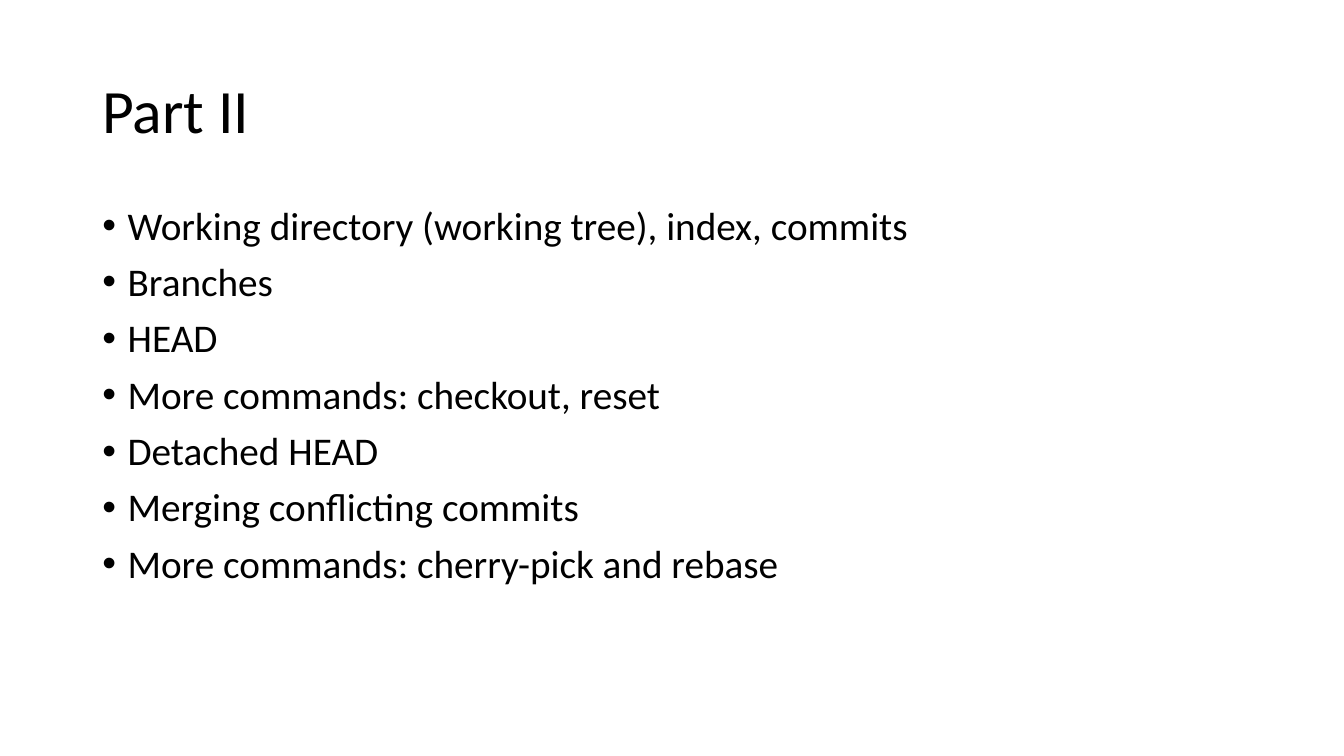
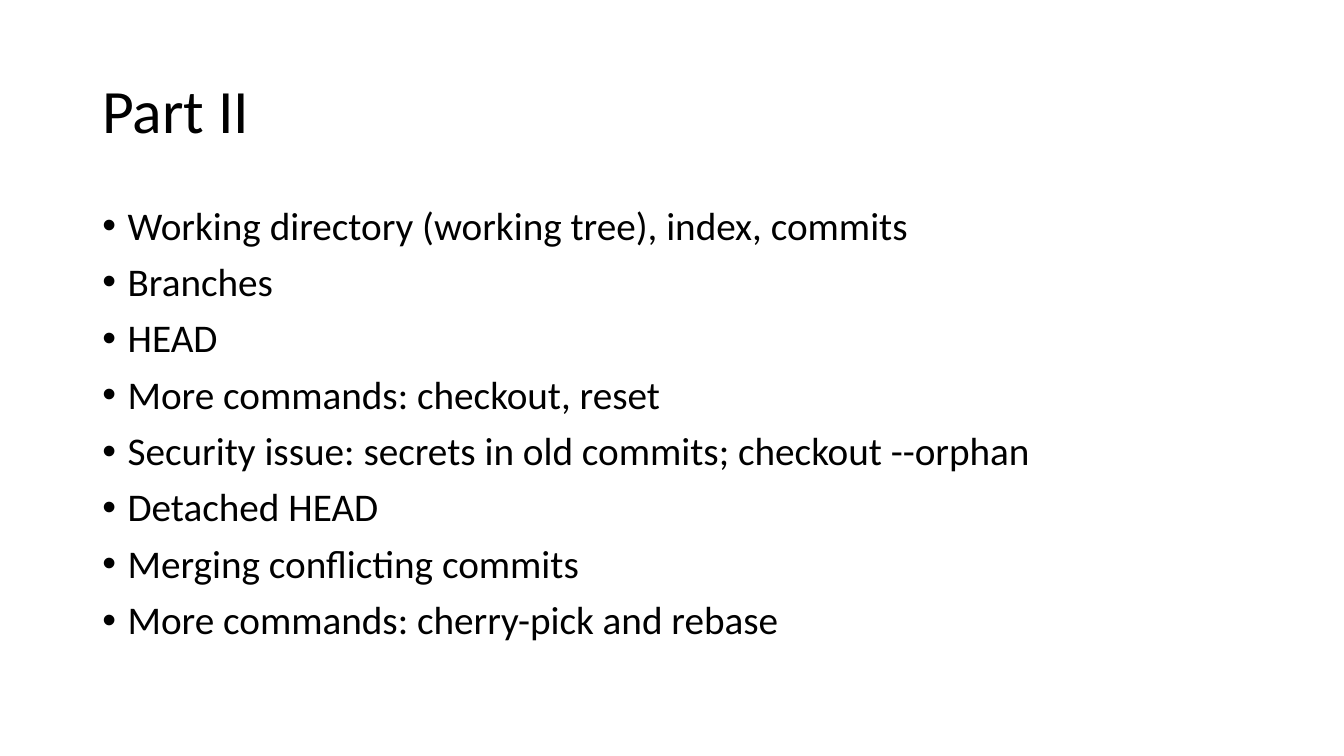
Before and after one commit to kimlaine/GreatAtGit, a slide deck: slide 8 of tutorial_agenda.pptx. Drawn at 1344x756 pixels with LibreOffice and Linux fonts; fonts in the diff are those of the drawing. Boxes give left, top, right and bottom in pixels: in the first picture for what was removed or moved away, otherwise in the second. Text is boxed around its words. In the diff, an @@ line names an element or a change of style, - is before the commit and + after.

```diff
--- a/tutorial_agenda.pptx
+++ b/tutorial_agenda.pptx
@@ text at [128,437,1030,472]: paragraph added @@
+• Security issue: secrets in old commits; checkout --orphan
```
Also in this commit, not shown: 1 other slide changed, 1 other file.
